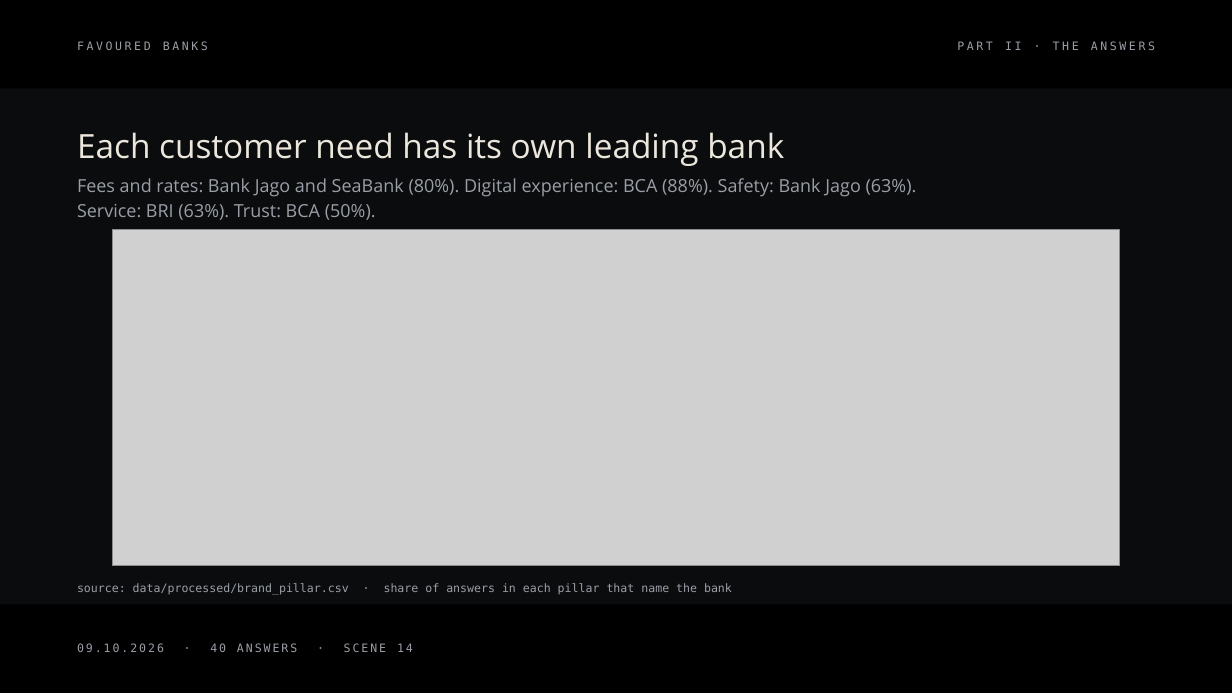
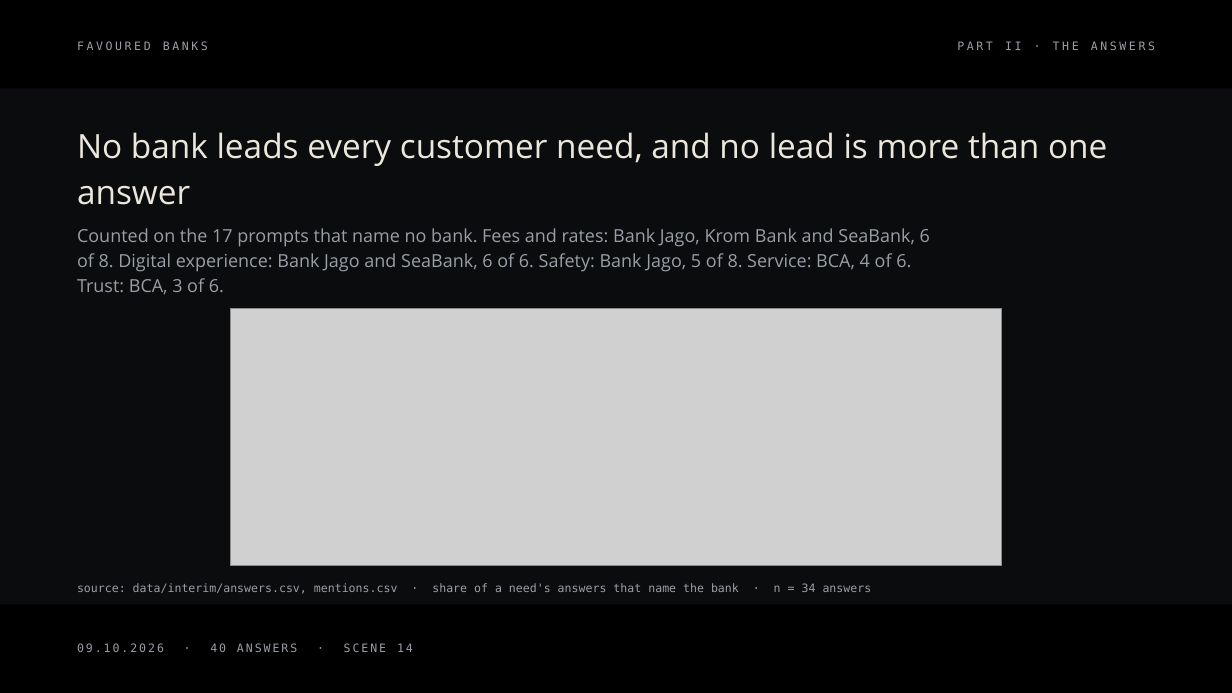
Before and after one commit to rgmwnn/geo-bank-visibility, a slide deck: slide 14 of deck/out/favoured-banks.pptx. Drawn at 1232x693 pixels with LibreOffice and Linux fonts; fonts in the diff are those of the drawing; grey boxes stand for pictures. Boxes give left, top, right and bottom in pixels: in the first picture for what was removed or moved away, otherwise in the second. Text is boxed around its words. In the diff, an @@ line names an element or a change of style, - is before the commit and + after.

```diff
--- a/deck/out/favoured-banks.pptx
+++ b/deck/out/favoured-banks.pptx
@@ text at (77, 132, 1107, 205): text changed @@
-Each customer need has its own leading bank
+No bank leads every customer need, and no lead is more than one answer
@@ text at (77, 228, 930, 294): text changed @@
-Fees and rates: Bank Jago and SeaBank (80%). Digital experience: BCA (88%). Safety: Bank Jago (63%). Service: BRI (63%). Trust: BCA (50%).
+Counted on the 17 prompts that name no bank. Fees and rates: Bank Jago, Krom Bank and SeaBank, 6 of 8. Digital experience: Bank Jago and SeaBank, 6 of 6. Safety: Bank Jago, 5 of 8. Service: BCA, 4 of 6. Trust: BCA, 3 of 6.
@@ picture: place and size @@
-picture at (112, 230, 1120, 567)
+picture at (230, 309, 1002, 566)
@@ text at (77, 583, 872, 594): text changed @@
-source: data/processed/brand_pillar.csv · share of answers in each pillar that name the bank
+source: data/interim/answers.csv, mentions.csv · share of a need's answers that name the bank · n = 34 answers
```
Also in this commit, not shown: 31 other slides changed, 9 other files.
